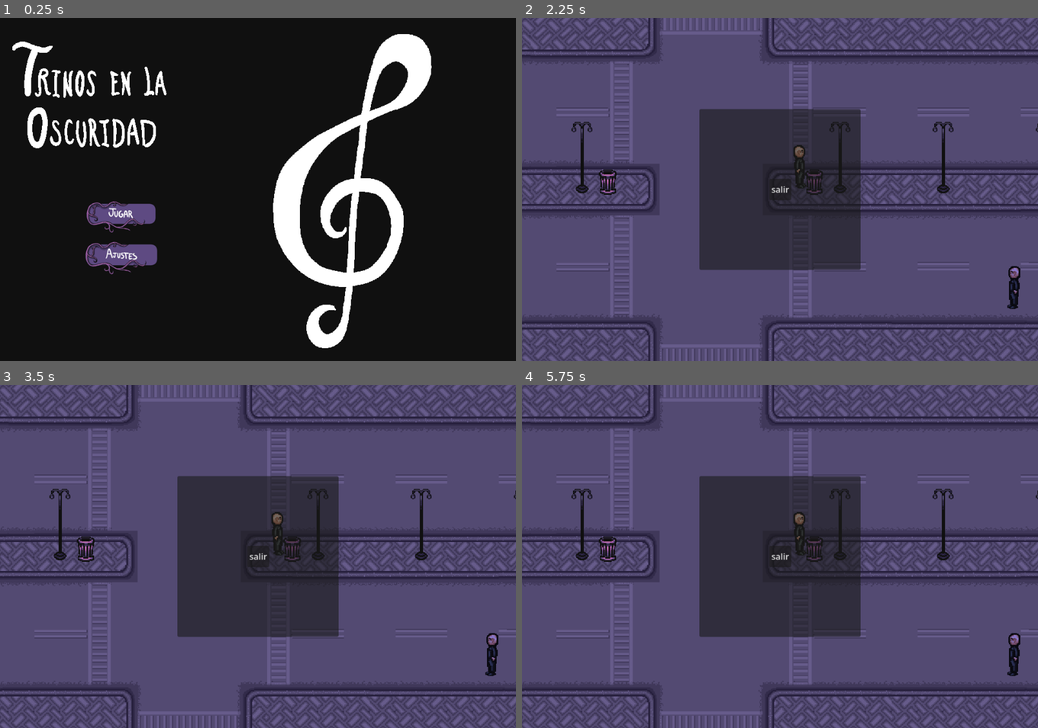
Above: before the commit, frames 1-4 (two rows, left to right).
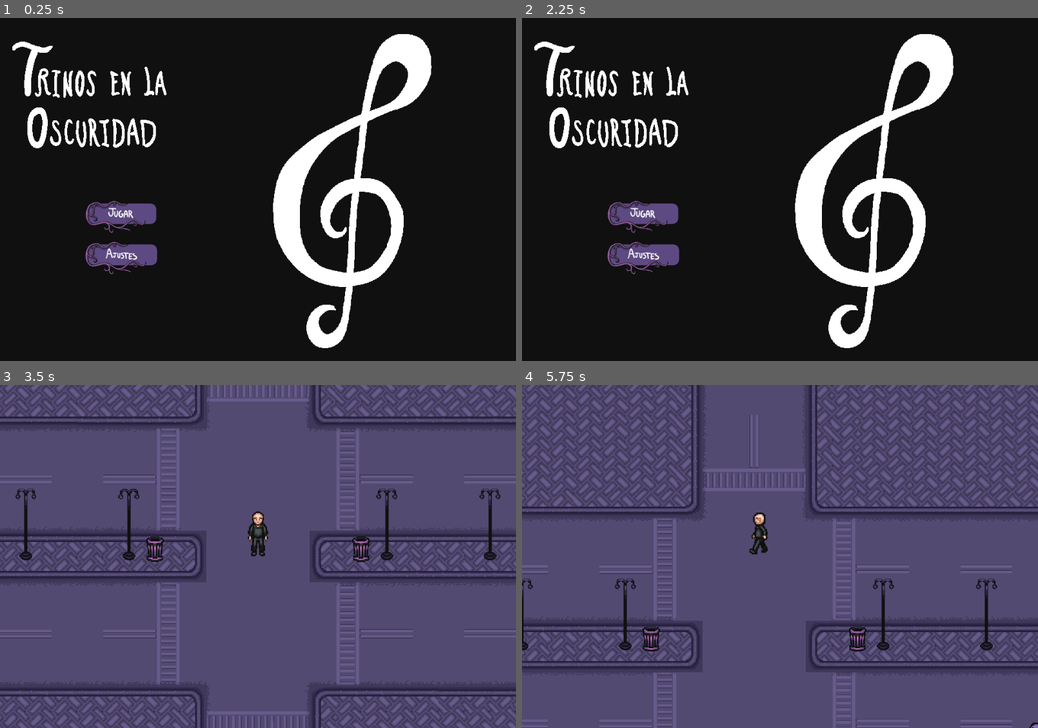
Above: after the commit, the same moments.

Repository: GermanDiFrancesco/Trinos-en-la-oscuridad
Game: Godot game, scene res://scenes/main_menu.tscn
Two runs of this game, one before a commit and one after it. Both use one fixed random seed, a clock stepped at 60 frames per second and the inputs below.
Inputs (mouse positions are in pixels of both pictures, inside the frame that each line leads up to):
- Up to frame 1 (0.25 s): no input
- Up to frame 2 (2.25 s): click (640, 213) at 0.5 s; tap Enter at 1.25 s; hold D (move_right) 1.28-2.03 s; tap E (accept) at 1.35, 2.1 s; hold Q (back) from 2.03 s (still down)
- Up to frame 3 (3.5 s): release Q (back) at 2.75 s; click (118, 580) at 2.77 s
- Up to frame 4 (5.75 s): tap E (accept) at 3.5, 3.6, 4.35, 5.1 s; hold D (move_right) 3.53-4.28 s; hold W (move_up) 4.28-5.03 s; hold A (move_left) from 5.03 s (still down)

The runs differ from the first frame. In frame 1, 0.2% of the frame differs, in the area x 16-31%, y 53-63%; in frame 2, 98%, in the area x 0-100%, y 0-100%; in frame 3, 23%; in frame 4, 29%.

Commit message:
Add export presets configuration and update UIManager and main menu functionality

Diff:
--- a/project.godot
+++ b/project.godot
@@ -28,6 +28,54 @@
 
 [input]
 
+ui_accept={
+"deadzone": 0.5,
+"events": [Object(InputEventKey,"resource_local_to_scene":false,"resource_name":"","device":0,"window_id":0,"alt_pressed":false,"shift_pressed":false,"ctrl_pressed":false,"meta_pressed":false,"pressed":false,"keycode":4194309,"physical_keycode":0,"key_label":0,"unicode":0,"location":0,"echo":false,"script":null)
+, Object(InputEventKey,"resource_local_to_scene":false,"resource_name":"","device":0,"window_id":0,"alt_pressed":false,"shift_pressed":false,"ctrl_pressed":false,"meta_pressed":false,"pressed":false,"keycode":4194310,"physical_keycode":0,"key_label":0,"unicode":0,"location":0,"echo":false,"script":null)
+, Object(InputEventKey,"resource_local_to_scene":false,"resource_name":"","device":0,"window_id":0,"alt_pressed":false,"shift_pressed":false,"ctrl_pressed":false,"meta_pressed":false,"pressed":false,"keycode":32,"physical_keycode":0,"key_label":0,"unicode":32,"location":0,"echo":false,"script":null)
+, Object(InputEventKey,"resource_local_to_scene":false,"resource_name":"","device":-1,"window_id":0,"alt_pressed":false,"shift_pressed":false,"ctrl_pressed":false,"meta_pressed":false,"pressed":false,"keycode":0,"physical_keycode":69,"key_label":0,"unicode":101,"location":0,"echo":false,"script":null)
+, Object(InputEventKey,"resource_local_to_scene":false,"resource_name":"","device":-1,"window_id":0,"alt_pressed":false,"shift_pressed":false,"ctrl_pressed":false,"meta_pressed":false,"pressed":false,"keycode":0,"physical_keycode":88,"key_label":0,"unicode":120,"location":0,"echo":false,"script":null)
+]
+}
+ui_cancel={
+"deadzone": 0.5,
+"events": [Object(InputEventKey,"resource_local_to_scene":false,"resource_name":"","device":0,"window_id":0,"alt_pressed":false,"shift_pressed":false,"ctrl_pressed":false,"meta_pressed":false,"pressed":false,"keycode":4194305,"physical_keycode":0,"key_label":0,"unicode":0,"location":0,"echo":false,"script":null)
+, Object(InputEventKey,"resource_local_to_scene":false,"resource_name":"","device":-1,"window_id":0,"alt_pressed":false,"shift_pressed":false,"ctrl_pressed":false,"meta_pressed":false,"pressed":false,"keycode":0,"physical_keycode":81,"key_label":0,"unicode":113,"location":0,"echo":false,"script":null)
+, Object(InputEventKey,"resource_local_to_scene":false,"resource_name":"","device":-1,"window_id":0,"alt_pressed":false,"shift_pressed":false,"ctrl_pressed":false,"meta_pressed":false,"pressed":false,"keycode":0,"physical_keycode":90,"key_label":0,"unicode":122,"location":0,"echo":false,"script":null)
+]
+}
+ui_left={
+"deadzone": 0.5,
+"events": [Object(InputEventKey,"resource_local_to_scene":false,"resource_name":"","device":0,"window_id":0,"alt_pressed":false,"shift_pressed":false,"ctrl_pressed":false,"meta_pressed":false,"pressed":false,"keycode":4194319,"physical_keycode":0,"key_label":0,"unicode":0,"location":0,"echo":false,"script":null)
+, Object(InputEventJoypadButton,"resource_local_to_scene":false,"resource_name":"","device":-1,"button_index":13,"pressure":0.0,"pressed":false,"script":null)
+, Object(InputEventJoypadMotion,"resource_local_to_scene":false,"resource_name":"","device":-1,"axis":0,"axis_value":-1.0,"script":null)
+, Object(InputEventKey,"resource_local_to_scene":false,"resource_name":"","device":-1,"window_id":0,"alt_pressed":false,"shift_pressed":false,"ctrl_pressed":false,"meta_pressed":false,"pressed":false,"keycode":0,"physical_keycode":65,"key_label":0,"unicode":97,"location":0,"echo":false,"script":null)
+]
+}
+ui_right={
+"deadzone": 0.5,
+"events": [Object(InputEventKey,"resource_local_to_scene":false,"resource_name":"","device":0,"window_id":0,"alt_pressed":false,"shift_pressed":false,"ctrl_pressed":false,"meta_pressed":false,"pressed":false,"keycode":4194321,"physical_keycode":0,"key_label":0,"unicode":0,"location":0,"echo":false,"script":null)
+, Object(InputEventJoypadButton,"resource_local_to_scene":false,"resource_name":"","device":-1,"button_index":14,"pressure":0.0,"pressed":false,"script":null)
+, Object(InputEventJoypadMotion,"resource_local_to_scene":false,"resource_name":"","device":-1,"axis":0,"axis_value":1.0,"script":null)
+, Object(InputEventKey,"resource_local_to_scene":false,"resource_name":"","device":-1,"window_id":0,"alt_pressed":false,"shift_pressed":false,"ctrl_pressed":false,"meta_pressed":false,"pressed":false,"keycode":0,"physical_keycode":68,"key_label":0,"unicode":100,"location":0,"echo":false,"script":null)
+]
+}
+ui_up={
+"deadzone": 0.5,
+"events": [Object(InputEventKey,"resource_local_to_scene":false,"resource_name":"","device":0,"window_id":0,"alt_pressed":false,"shift_pressed":false,"ctrl_pressed":false,"meta_pressed":false,"pressed":false,"keycode":4194320,"physical_keycode":0,"key_label":0,"unicode":0,"location":0,"echo":false,"script":null)
+, Object(InputEventJoypadButton,"resource_local_to_scene":false,"resource_name":"","device":-1,"button_index":11,"pressure":0.0,"pressed":false,"script":null)
+, Object(InputEventJoypadMotion,"resource_local_to_scene":false,"resource_name":"","device":-1,"axis":1,"axis_value":-1.0,"script":null)
+, Object(InputEventKey,"resource_local_to_scene":false,"resource_name":"","device":-1,"window_id":0,"alt_pressed":false,"shift_pressed":false,"ctrl_pressed":false,"meta_pressed":false,"pressed":false,"keycode":0,"physical_keycode":87,"key_label":0,"unicode":119,"location":0,"echo":false,"script":null)
+]
+}
+ui_down={
+"deadzone": 0.5,
+"events": [Object(InputEventKey,"resource_local_to_scene":false,"resource_name":"","device":0,"window_id":0,"alt_pressed":false,"shift_pressed":false,"ctrl_pressed":false,"meta_pressed":false,"pressed":false,"keycode":4194322,"physical_keycode":0,"key_label":0,"unicode":0,"location":0,"echo":false,"script":null)
+, Object(InputEventJoypadButton,"resource_local_to_scene":false,"resource_name":"","device":-1,"button_index":12,"pressure":0.0,"pressed":false,"script":null)
+, Object(InputEventJoypadMotion,"resource_local_to_scene":false,"resource_name":"","device":-1,"axis":1,"axis_value":1.0,"script":null)
+, Object(InputEventKey,"resource_local_to_scene":false,"resource_name":"","device":-1,"window_id":0,"alt_pressed":false,"shift_pressed":false,"ctrl_pressed":false,"meta_pressed":false,"pressed":false,"keycode":0,"physical_keycode":83,"key_label":0,"unicode":115,"location":0,"echo":false,"script":null)
+]
+}
 move_left={
 "deadzone": 0.2,
 "events": [Object(InputEventKey,"resource_local_to_scene":false,"resource_name":"","device":-1,"window_id":0,"alt_press …(191 unchanged characters)…
--- a/scripts/main_menu.gd
+++ b/scripts/main_menu.gd
@@ -5,7 +5,7 @@
 @onready var ajustes: TextureButton = $VBoxContainer/Ajustes
 
 func _ready():
-	continuar.grab_focus()
+	comenzar.grab_focus()
 	# Verificamos si existe el archivo de guardado
 	if not FileAccess.file_exists("user://save_game.dat"):
 		continuar.visible = false
--- a/scripts/ui/UIManager.gd
+++ b/scripts/ui/UIManager.gd
@@ -2,9 +2,11 @@
 
 # Referencia al panel de pausa
 @onready var pause_panel = $PausePanel
+@onready var texture_button: Button = $PausePanel/TextureButton
 
 func show_pause():
 	pause_panel.visible = true
+	texture_button.grab_focus()
 	get_tree().paused = true
 
 func hide_pause():
Not shown, added: export_presets.cfg
